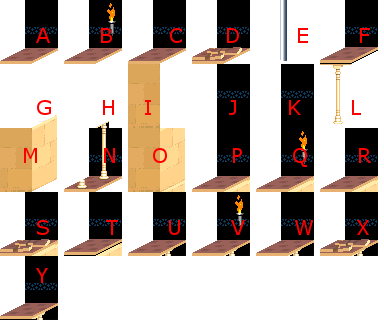
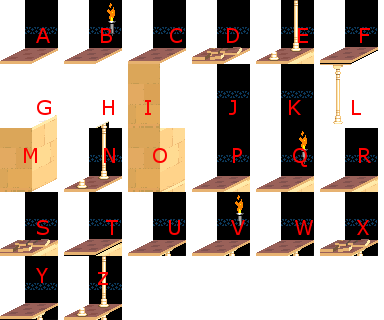
Layer changes from the first 384px x 320px image to the second:
added layer "Z" above "Capa pegada #58" over [98, 272, 108, 285]
added layer "Capa pegada #58" above "Capa pegada #56" over [64, 256, 122, 320]
added layer "Capa pegada #57" above "Capa pegada #53" over [256, 0, 314, 64]
hid "Tile A4.png" over [280, 0, 287, 61]
